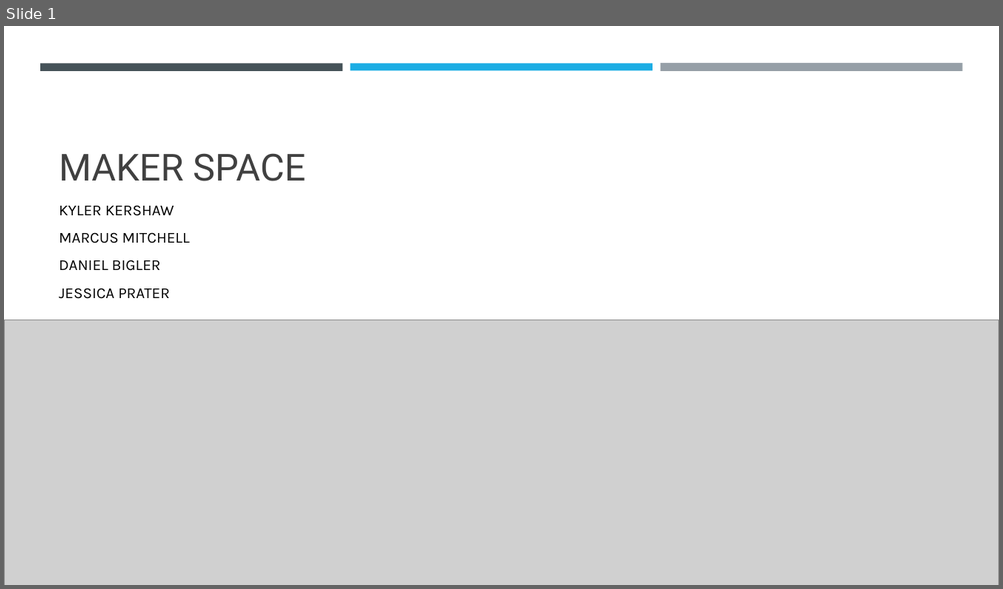
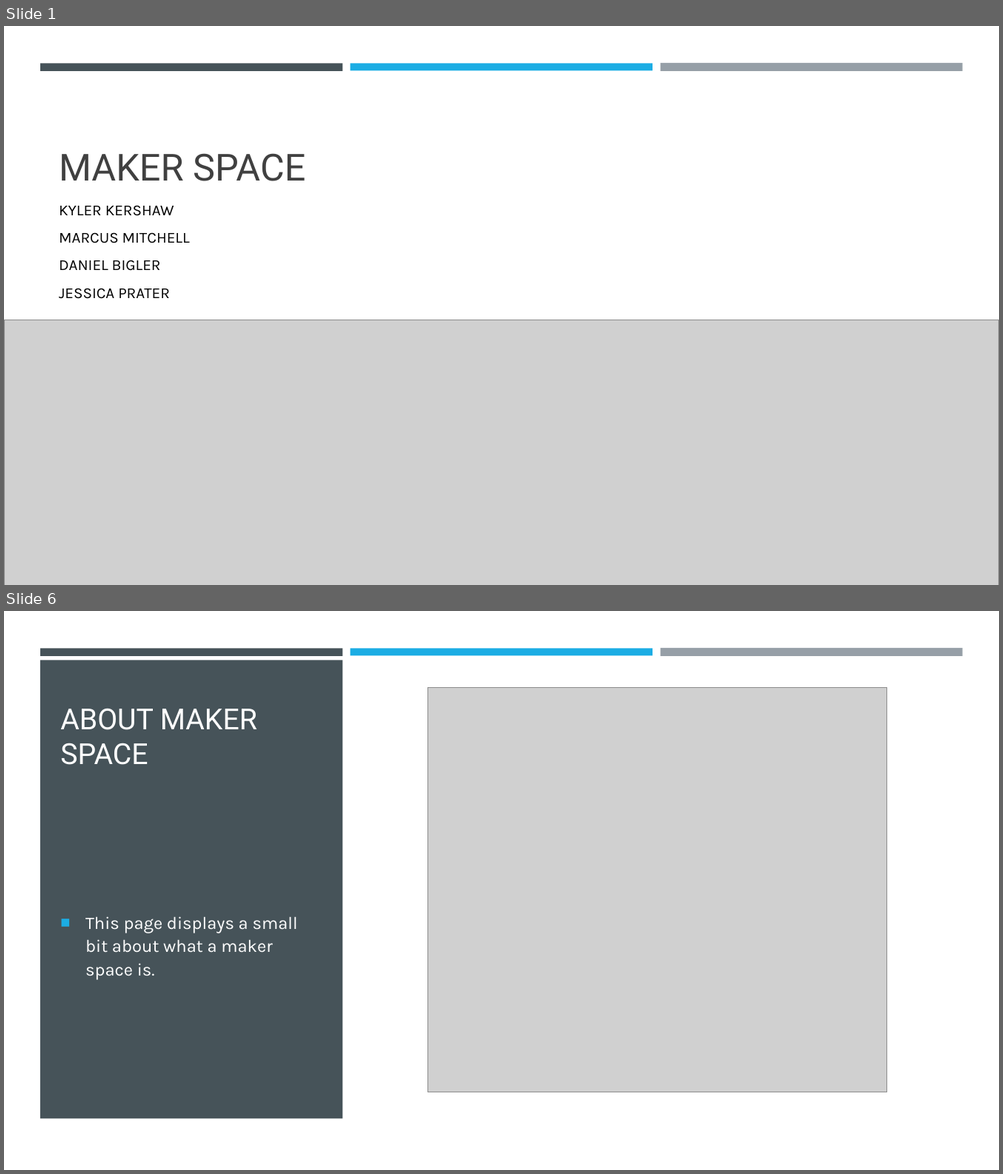
Before and after one commit to KershawK5646/CapstoneProject, a slide deck: Design Docs/Maker Space.pptx. Shown one above the other, each under a label of ours: slide 1 before the commit, slides 1 and 6 after it; the slides between them are not shown. The pictures are 1003x589 and 1003x1174 pixels, drawn with LibreOffice and Linux fonts; fonts in the diff are those of the drawing; grey boxes stand for pictures. Boxes give left, top, right and bottom in pixels: in the first picture for what was removed or moved away, otherwise in the second. Text is boxed around its words. In the diff, an @@ line names an element or a change of style, - is before the commit and + after.

Commit message:
Update Maker Space.pptx
Maker Space powerpoint now has screenshots

```diff
--- a/Design Docs/Maker Space.pptx
+++ b/Design Docs/Maker Space.pptx
@@ slide 6 added at <box>4,611,999,1170</box>, background #000000 @@
@@ rectangle added at <box>4,611,999,1170</box>, fill #FFFFFF @@
@@ rectangle added at <box>40,648,343,655</box>, fill #465359 @@
@@ rectangle added at <box>350,648,652,655</box>, fill #1CADE4 @@
@@ rectangle added at <box>660,648,962,657</box>, fill #969FA7 @@
@@ rectangle added at <box>40,661,342,1119</box>, fill #465359 @@
@@ picture added at <box>428,687,888,1092</box> @@
@@ title added at <box>60,708,257,765</box>, 28 pt, text #FFFFFF @@
+ABOUT MAKER SPACE
@@ text added at <box>85,917,298,980</box>, 17 pt, text #FFFFFF @@
+■ This page displays a small bit about what a maker space is.
```
Also in this commit, not shown: 12 slides changed, 2 other slides added, 1 slide removed.
